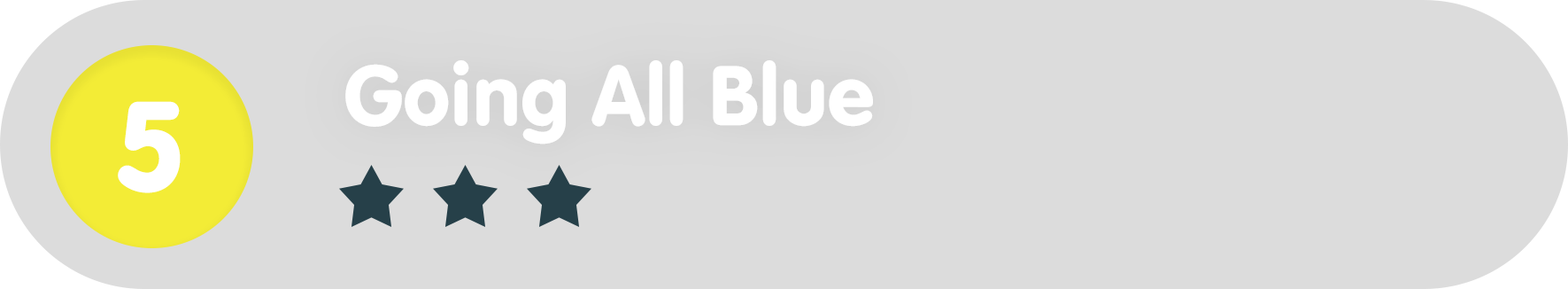
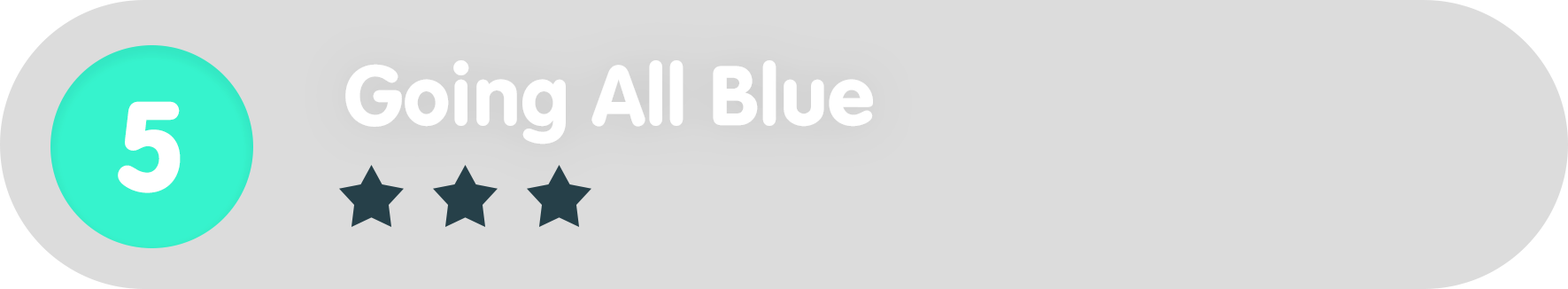
Layers edited between the first and the second 1568×289 image:
painted on "Ellipse_green" over box(50, 45, 254, 248)
